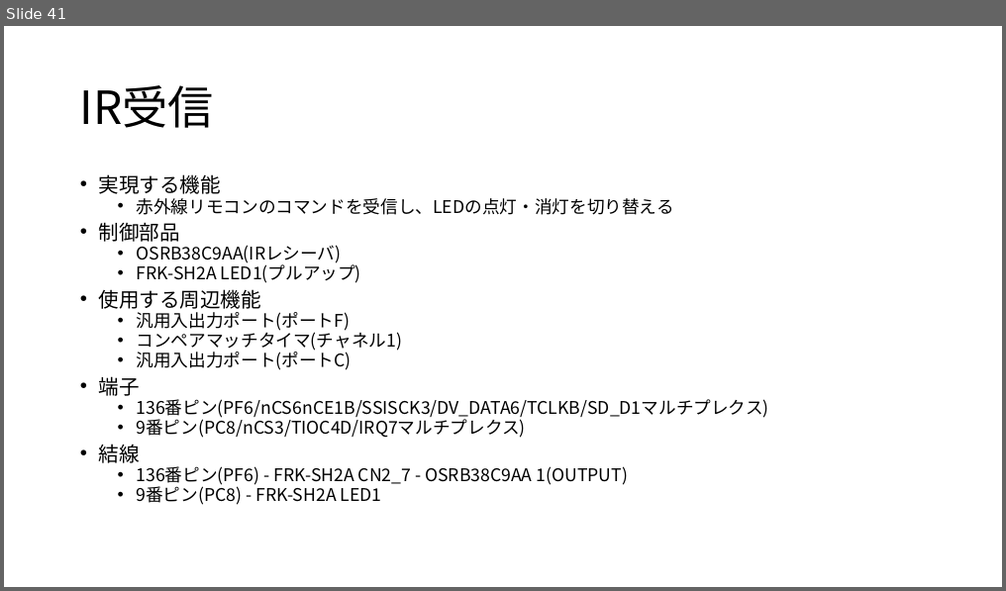
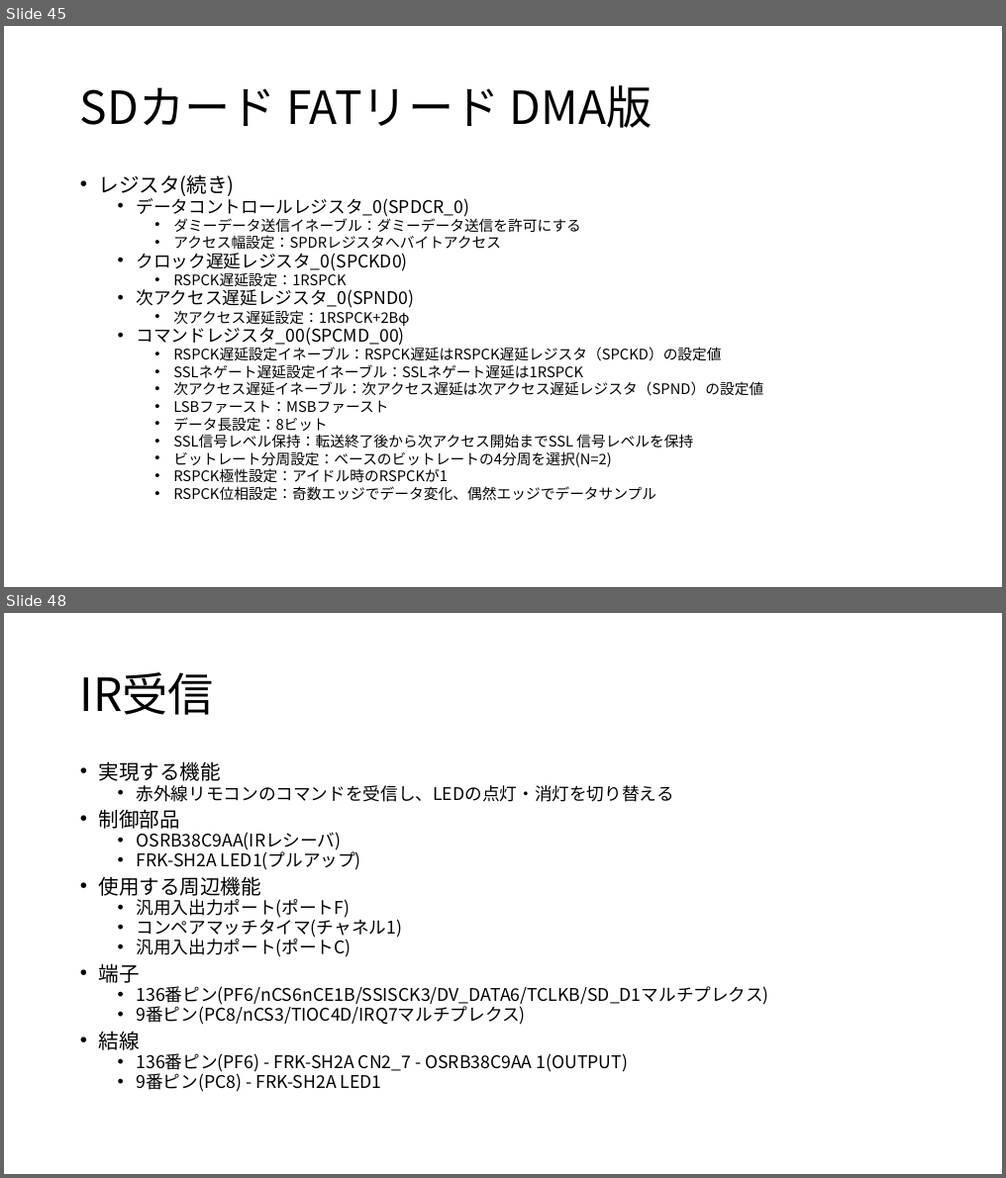
Before and after one commit to moku828/sh7262_an, a slide deck: SH7262アプリケーションノート.pptx. Shown one above the other, each under a label of ours: slide 41 before the commit, slides 45 and 48 after it; the slides between them are not shown. The pictures are 1006x591 and 1006x1178 pixels, drawn with LibreOffice and Linux fonts; fonts in the diff are those of the drawing. Boxes give left, top, right and bottom in pixels: in the first picture for what was removed or moved away, otherwise in the second. Text is boxed around its words. In the diff, an @@ line names an element or a change of style, - is before the commit and + after.

```diff
--- a/SH7262アプリケーションノート.pptx
+++ b/SH7262アプリケーションノート.pptx
@@ slide 45 added at <box>4,26,1002,587</box>, background #FFFFFF @@
@@ title added at <box>80,85,652,128</box>, 44 pt, text #000000 @@
+SDカード FATリード DMA版
@@ text added at <box>99,174,763,501</box>, 14 pt, text #000000 @@
+• レジスタ(続き)
+  • データコントロールレジスタ_0(SPDCR_0)
+    • ダミーデータ送信イネーブル：ダミーデータ送信を許可にする
+    • アクセス幅設定：SPDRレジスタへバイトアクセス
+  • クロック遅延レジスタ_0(SPCKD0)
+    • RSPCK遅延設定：1RSPCK
+  • 次アクセス遅延レジスタ_0(SPND0)
+    • 次アクセス遅延設定：1RSPCK+2Bφ
+  • コマンドレジスタ_00(SPCMD_00)
+    • RSPCK遅延設定イネーブル：RSPCK遅延はRSPCK遅延レジスタ（SPCKD）の設定値
+    • SSLネゲート遅延設定イネーブル：SSLネゲート遅延は1RSPCK
+    • 次アクセス遅延イネーブル：次アクセス遅延は次アクセス遅延レジスタ（SPND）の設定値
+    • LSBファースト：MSBファースト
+    • データ長設定：8ビット
+    • SSL信号レベル保持：転送終了後から次アクセス開始までSSL 信号レベルを保持
+    • ビットレート分周設定：ベースのビットレートの4分周を選択(N=2)
+    • RSPCK極性設定：アイドル時のRSPCKが1
+    • RSPCK位相設定：奇数エッジでデータ変化、偶然エッジでデータサンプル
@@ what was slide 41 is now slide 48 @@
```
Also in this commit, not shown: 3 slides changed, 6 other slides added, 4 other files.
